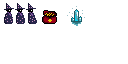
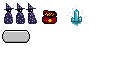
Layered file, before and after one edit (128×64). Changes by layer:
painted on "Layer 15" over [2, 30, 30, 43]
